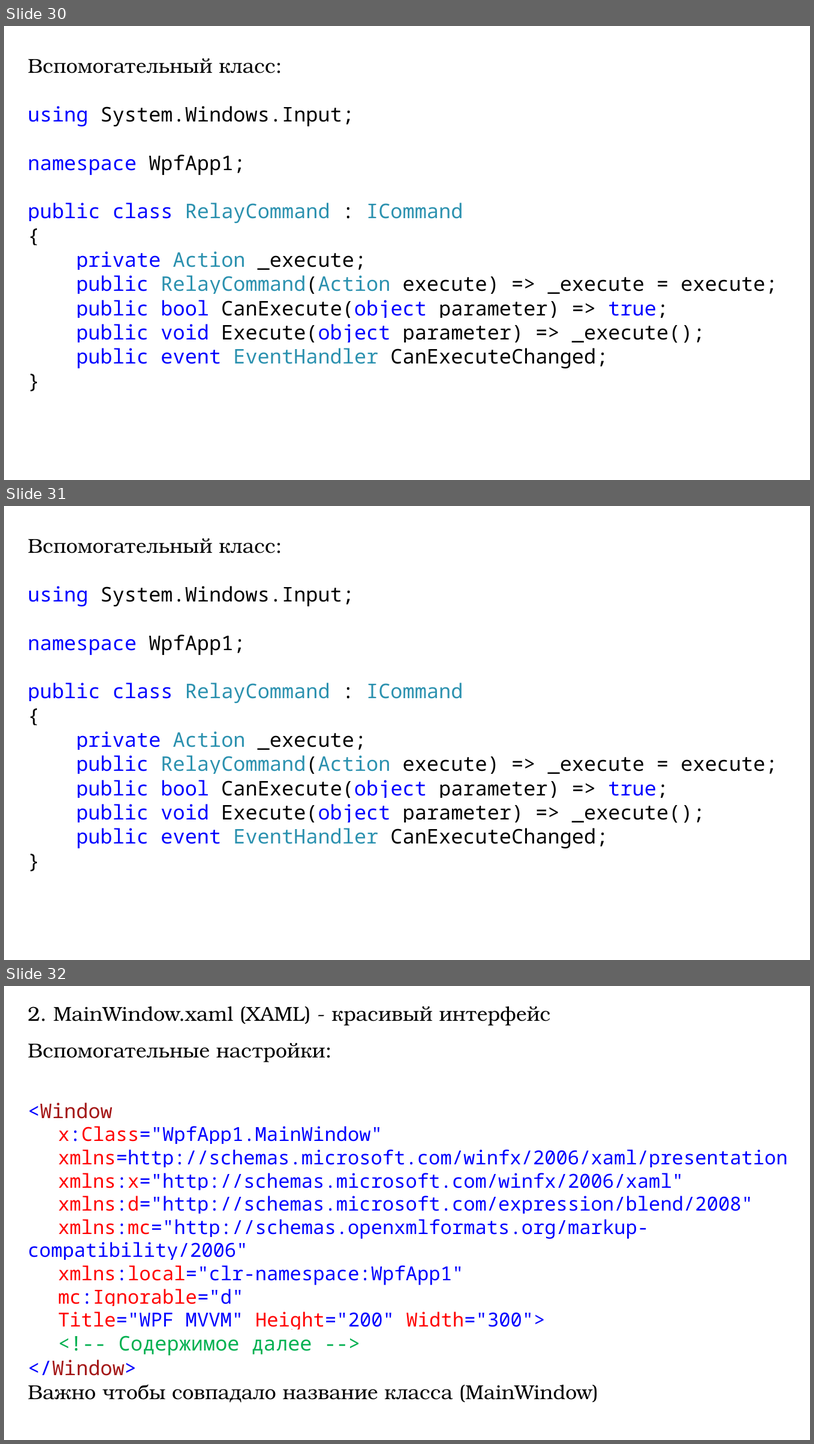
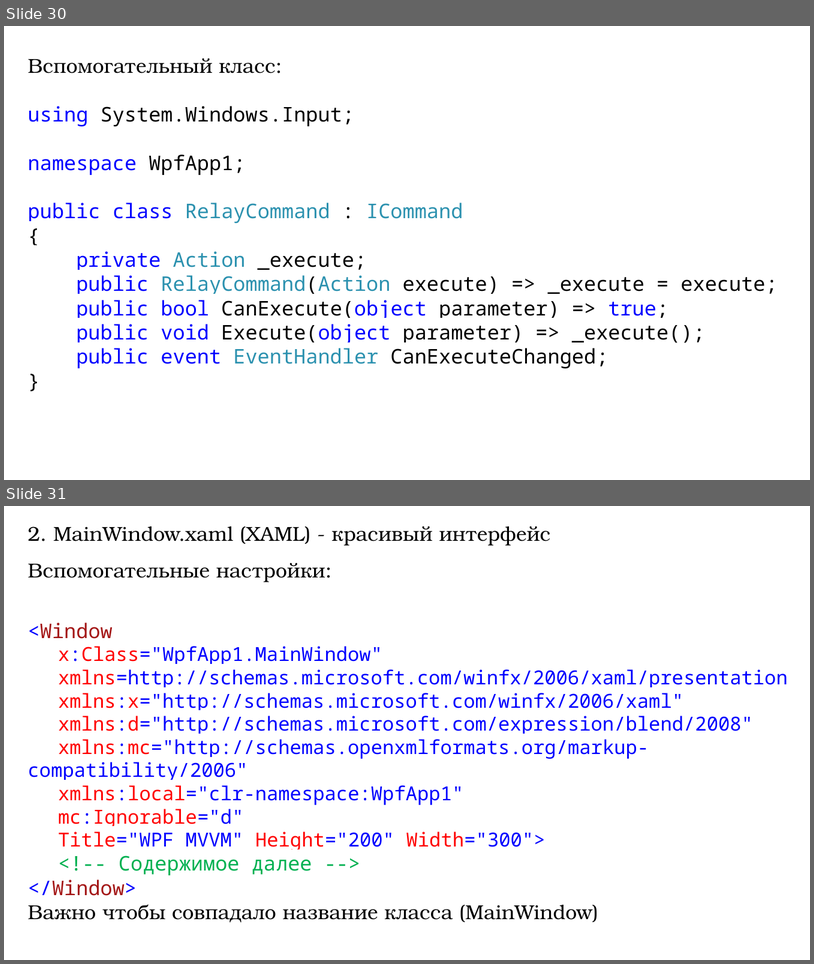
Before and after one commit to DaniilKlyukin/ITiP-3, a slide deck: Лекции/ИТиП 3 лек 8.pptx. Shown one above the other, each under a label of ours: slides 30, 31 and 32 before the commit, slides 30 and 31 after it. The pictures are 814x1444 and 814x964 pixels, drawn with LibreOffice and Linux fonts; fonts in the diff are those of the drawing. Boxes give left, top, right and bottom in pixels: in the first picture for what was removed or moved away, otherwise in the second. Text is boxed around its words. In the diff, an @@ line names an element or a change of style, - is before the commit and + after.

```diff
--- a/Лекции/ИТиП 3 лек 8.pptx
+++ b/Лекции/ИТиП 3 лек 8.pptx
@@ slide 31 removed at (x1=4, y1=506, x2=810, y2=960), background #FFFFFF @@
@@ text removed at (x1=28, y1=538, x2=777, y2=849) @@
-Вспомогательный класс:
-using System.Windows.Input;
-namespace WpfApp1;
-public class RelayCommand : ICommand
-{
-private Action _execute;
-public RelayCommand(Action execute) => _execute = execute;
-public bool CanExecute(object parameter) => true;
-public void Execute(object parameter) => _execute();
-public event EventHandler CanExecuteChanged;
-}
@@ what was slide 32 is now slide 31 @@
```
Also in this commit, not shown: 2 slides changed.
